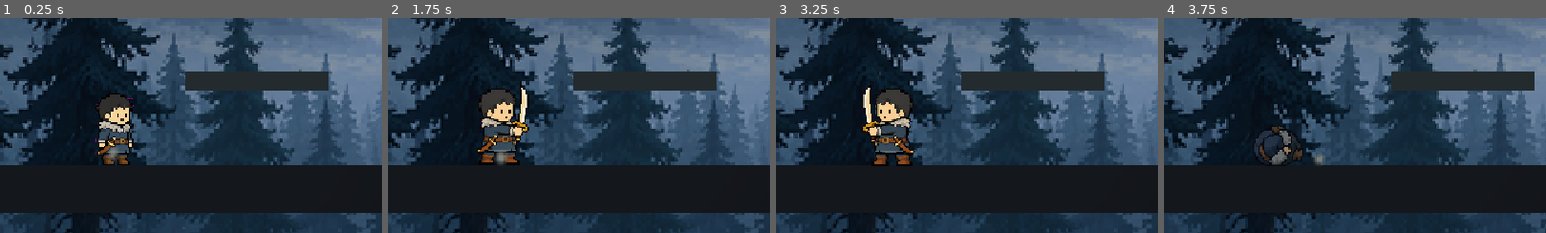
Above: before the commit, frames 1-4 (left to right).
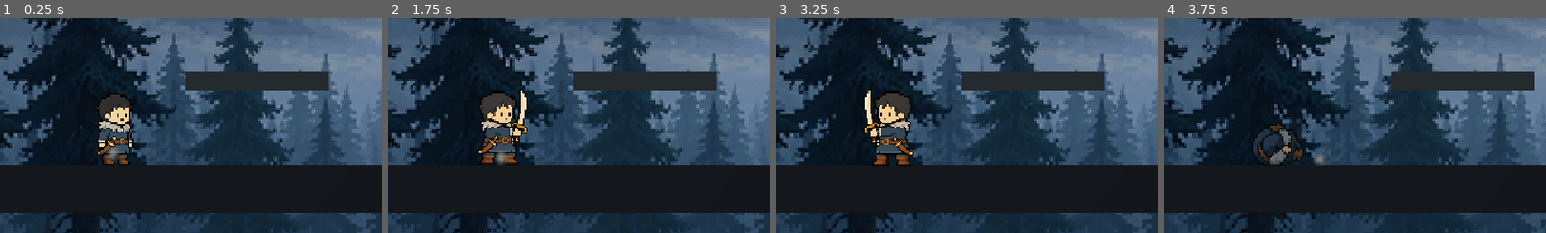
Above: after the commit, the same moments.

Repository: AhmetSoz/verridia
Game: Godot game, scene res://scenes/levels/test_odasi.tscn
Two runs of this game, one before a commit and one after it. Both use one fixed random seed, a clock stepped at 60 frames per second and the inputs below.
Inputs:
- Up to frame 1 (0.25 s): no input
- Up to frame 2 (1.75 s): tap Enter at 0.5 s; tap L (parry) at 0.6, 1.55 s; tap Space (zipla) at 1.25 s; tap S (egil) at 1.35 s
- Up to frame 3 (3.25 s): tap D (hareket_sag) at 2.1 s; tap L (parry) at 2.3, 3.05 s; tap Enter at 2.75 s; tap A (hareket_sol) at 2.85 s
- Up to frame 4 (3.75 s): tap Shift (kacin) at 3.6 s
The pictures show only the part of the screen within x 35-85%, y 27-77%; the shares and areas given below are measured in that part.

The runs differ from the first frame. In frame 1, less than 0.1% of the frame differs, in the area x 25-35%, y 37-64%; in frame 2, 1.7%, in the area x 23-37%, y 31-69%; in frame 3, 1.7%; in frame 4, 0.4%.

Commit message:
feat(oyun): Pas-Çene düşman gerçek animasyonlu + yeni parry pozu + tüm karelerde halo temizliği
- Pas-Çene: tek kareden AnimatedSprite2D'ye — yuru(6)/telegraf(2)/vurus(3)/sersem/olum(5)
- düşman AI durumları animasyonlara bağlandı; ölümde ölüm animasyonu oynar sonra yok olur
- parry yeni 'siper' poziyla yeniden işlendi (hasar gibi durmuyor)
- tüm Togan+Pas-Çene kareleri agresif keyer ile halosuz (mor/macenta saçak yok)
- combat doğrulandı: hitbox örtüşme=2, hasar 60->50

Co-Authored-By: Claude Opus 4.8 <noreply@anthropic.com>

Diff:
--- a/game/scenes/enemies/dummy.tscn
+++ b/game/scenes/enemies/dummy.tscn
@@ -1,10 +1,58 @@
-[gd_scene load_steps=9 format=3]
+[gd_scene load_steps=25 format=3]
 
 [ext_resource type="Script" path="res://scripts/ai/dummy_dusman.gd" id="1_dd"]
 [ext_resource type="Script" path="res://scripts/combat/combat_stats.gd" id="2_cs"]
 [ext_resource type="Script" path="res://scripts/combat/hitbox.gd" id="3_hb"]
 [ext_resource type="Script" path="res://scripts/combat/hurtbox.gd" id="4_hu"]
-[ext_resource type="Texture2D" uid="uid://daeip5b7hsqjv" path="res://asset/pas-çene/pascene_idle.png" id="5_tex"]
+[ext_resource type="Texture2D" path="res://asset/pas-çene/yuru_0.png" id="10"]
+[ext_resource type="Texture2D" path="res://asset/pas-çene/yuru_1.png" id="11"]
+[ext_resource type="Texture2D" path="res://asset/pas-çene/yuru_2.png" id="12"]
+[ext_resource type="Texture2D" path="res://asset/pas-çene/yuru_3.png" id="13"]
+[ext_resource type="Texture2D" path="res://asset/pas-çene/yuru_4.png" id="14"]
+[ext_resource type="Texture2D" path="res://asset/pas-çene/yuru_5.png" id="15"]
+[ext_resource type="Texture2D" path="res://asset/pas-çene/saldiri_0.png" id="20"]
+[ext_resource type="Texture2D" path="res://asset/pas-çene/saldiri_1.png" id="21"]
+[ext_resource type="Texture2D" path="res://asset/pas-çene/saldiri_2.png" id="22"]
+[ext_resource type="Texture2D" path="res://asset/pas-çene/saldiri_3.png" id="23"]
+[ext_resource type="Texture2D" path="res://asset/pas-çene/saldiri_4.png" id="24"]
+[ext_resource type="Texture2D" path="res://asset/pas-çene/olum_0.png" id="30"]
+[ext_resource type="Texture2D" path="res://asset/pas-çene/olum_1.png" id="31"]
+[ext_resource type="Texture2D" path="res://asset/pas-çene/olum_2.png" id="32"]
+[ext_resource type="Texture2D" path="res://asset/pas-çene/olum_3.png" id="33"]
+[ext_resource type="Texture2D" path="res://asset/pas-çene/olum_4.png" id="34"]
+
+[sub_resource type="SpriteFrames" id="sf"]
+animations = [{
+"frames": [{"duration": 1.0, "texture": ExtResource("10")}],
+"loop": true,
+"name": &"idle",
+"speed": 4.0
+}, {
+"frames": [{"duration": 1.0, "texture": ExtResource("10")}, {"duration": 1.0, "texture": ExtResource("11")}, {"duration": 1.0, "texture": ExtResource("12")}, {"duration": 1.0, "texture": ExtResource("13")}, {"duration": 1.0, "texture": ExtResource("14")}, {"duration": 1.0, "texture": ExtResource("15")}],
+"loop": true,
+"name": &"yuru",
+"speed": 9.0
+}, {
+"frames": [{"duration": 1.0, "texture": ExtResource("20")}, {"duration": 1.0, "texture": ExtResource("21")}],
+"loop": true,
+"name": &"telegraf",
+"speed": 6.0
+}, {
+"frames": [{"duration": 1.0, "texture": ExtResource("22")}, {"duration": 1.0, "texture": ExtResource("23")}, {"duration": 1.0, "texture": ExtResource("24")}],
+"loop": false,
+"name": &"vurus",
+"speed": 12.0
+}, {
+"frames": [{"duration": 1.0, "texture": ExtResource("30")}, {"duration": 1.0, "texture": ExtResource("31")}],
+"loop": true,
+"name": &"sersem",
+"speed": 5.0
+}, {
+"frames": [{"duration": 1.0, "texture": ExtResource("30")}, {"duration": 1.0, "texture": ExtResource("31")}, {"duration": 1.0, "texture": ExtResource("32")}, {"duration": 1.0, "texture": ExtResource("33")}, {"duration": 1.0, "texture": ExtResource("34")}],
+"loop": false,
+"name": &"olum",
+"speed": 8.0
+}]
 
 [sub_resource type="RectangleShape2D" id="govde_sekil"]
 size = Vector2(22, 36)
@@ -20,9 +68,11 @@
 collision_mask = 1
 script = ExtResource("1_dd")
 
-[node name="Gorsel" type="Sprite2D" parent="."]
-position = Vector2(0, -20)
-texture = ExtResource("5_tex")
+[node name="Gorsel" type="AnimatedSprite2D" parent="."]
+position = Vector2(0, -46)
+sprite_frames = SubResource("sf")
+animation = &"yuru"
+autoplay = "yuru"
 
 [node name="CollisionShape2D" type="CollisionShape2D" parent="."]
 position = Vector2(0, -18)
--- a/game/scripts/ai/dummy_dusman.gd
+++ b/game/scripts/ai/dummy_dusman.gd
@@ -23,7 +23,7 @@
 @onready var stats: CombatStats = $CombatStats
 @onready var hitbox: Hitbox = $Hitbox
 @onready var hurtbox: Hurtbox = $Hurtbox
-@onready var gorsel: Sprite2D = $Gorsel
+@onready var gorsel: AnimatedSprite2D = $Gorsel
 
 func _ready() -> void:
 	add_to_group("dusman")
@@ -109,8 +109,8 @@
 	hitbox.kapat()
 	hurtbox.set_deferred("monitoring", false)
 	Fx.olum(global_position + Vector2(0, -18), Color(0.58, 0.30, 0.22))
-	gorsel.visible = false
-	get_tree().create_timer(0.4).timeout.connect(queue_free)
+	# ölüm animasyonu oynasın, sonra yok ol
+	get_tree().create_timer(0.9).timeout.connect(queue_free)
 
 func _gec(yeni: Durum) -> void:
 	durum = yeni
@@ -123,18 +123,27 @@
 func _gorsel_guncelle() -> void:
 	# Pas-Çene sağa bakıyor; sola giderken çevir
 	gorsel.flip_h = _yon < 0
-	var ton := Color.WHITE                          # devriye/takip: dokunma
+	var anim := "yuru"
+	var ton := Color.WHITE
 	match durum:
+		Durum.DEVRIYE, Durum.TAKIP:
+			anim = "yuru"
 		Durum.HAZIRLIK:
-			# TELEGRAF — parry zamanı yaklaşır (nabız gibi sarı parlama)
-			var nabiz := 1.2 + 0.5 * sin(_sayac * 30.0)
-			ton = Color(nabiz, nabiz * 0.8, 0.4)
+			anim = "telegraf"
+			# ek okunaklılık: hafif sarı nabız (parry zamanı yaklaşır)
+			var nabiz := 1.15 + 0.35 * sin(_sayac * 30.0)
+			ton = Color(nabiz, nabiz * 0.85, 0.6)
 		Durum.SALDIRI:
-			ton = Color(1.5, 0.5, 0.35)
+			anim = "vurus"
+		Durum.TOPARLANMA:
+			anim = "idle"
 		Durum.SENDELEME:
-			ton = Color(0.5, 0.7, 1.3)              # kırık denge — bitiriş fırsatı (mavi)
+			anim = "sersem"
+			ton = Color(0.6, 0.75, 1.25)            # kırık denge — bitiriş fırsatı (mavi)
 		Durum.OLU:
-			ton = Color(0.3, 0.28, 0.28)
+			anim = "olum"
 	if _vurus_flasi > 0.0:
 		ton = Color(2, 2, 2)                        # vuruş anı beyaz flaş
 	gorsel.modulate = ton
+	if gorsel.animation != anim:
+		gorsel.play(anim)
Binary file added: game/asset/pas-çene/olum_0.png
Not shown, added: game/asset/pas-çene/olum_0.png.import
Binary file added: game/asset/pas-çene/olum_1.png
Not shown, added: game/asset/pas-çene/olum_1.png.import
Binary file added: game/asset/pas-çene/olum_2.png
Not shown, added: game/asset/pas-çene/olum_2.png.import
Binary file added: game/asset/pas-çene/olum_3.png
Not shown, added: game/asset/pas-çene/olum_3.png.import
Binary file added: game/asset/pas-çene/olum_4.png
Not shown, added: game/asset/pas-çene/olum_4.png.import
Binary file added: game/asset/pas-çene/pascene_olum.png
Not shown, added: game/asset/pas-çene/pascene_olum.png.import
(and 58 more such lines)
